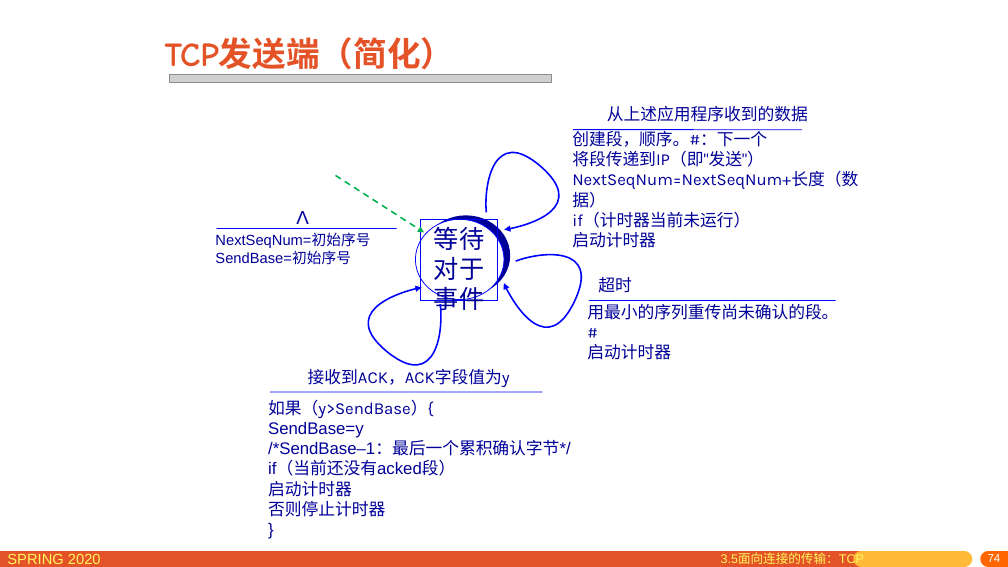
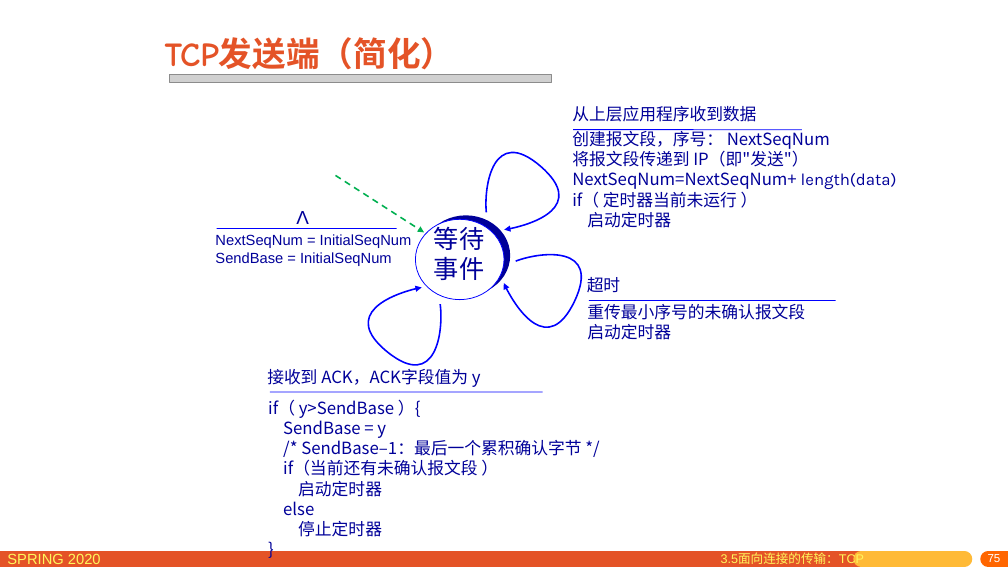
Before and after one commit to network-distributed/presentations, a slide deck: slide 75 of chapter3_cn.pptx (slide 74 before the commit). Drawn at 1008x567 pixels with LibreOffice and Linux fonts; fonts in the diff are those of the drawing; grey boxes stand for pictures. Boxes give left, top, right and bottom in pixels: in the first picture for what was removed or moved away, otherwise in the second. Text is boxed around its words. In the diff, an @@ line names an element or a change of style, - is before the commit and + after.

```diff
--- a/chapter3_cn.pptx
+++ b/chapter3_cn.pptx
@@ text at bbox=[572, 106, 756, 122]: text changed; font Karla to Noto Sans CJK SC @@
-从上述应用程序收到的数据
+从上层应用程序收到数据
@@ text at bbox=[572, 129, 897, 228]: text changed; font Karla to Noto Sans CJK SC @@
-创建段，顺序。#：下一个
-将段传递到IP（即"发送"）
-NextSeqNum=NextSeqNum+长度（数据）
-if（计时器当前未运行）
-启动计时器
+创建报文段，序号： NextSeqNum
+将报文段传递到 IP（即"发送"）
+NextSeqNum=NextSeqNum+ length(data)
+if（ 定时器当前未运行 ）
+启动定时器
@@ text at bbox=[215, 234, 412, 266]: text changed @@
-NextSeqNum=初始序号
-SendBase=初始序号
+NextSeqNum = InitialSeqNum
+SendBase = InitialSeqNum
@@ text "等待": place and size @@
-text "等待" at bbox=[420, 219, 498, 300]
+text "等待" at bbox=[434, 222, 484, 280]
@@ text "等待" at bbox=[434, 222, 484, 280]: outline #0000FF 0.75 pt to none @@
@@ text at bbox=[434, 256, 484, 280]: paragraph removed @@
-对于
@@ text "超时" at bbox=[587, 277, 621, 292]: font Karla to Noto Sans CJK SC; alignment centre to left @@
@@ text at bbox=[587, 304, 805, 340]: text changed; font Karla to Noto Sans CJK SC @@
-用最小的序列重传尚未确认的段。#
-启动计时器
+重传最小序号的未确认报文段
+启动定时器
@@ text at bbox=[267, 369, 481, 387]: text changed; font Karla to Noto Sans CJK SC @@
-接收到ACK，ACK字段值为y
+接收到 ACK，ACK字段值为 y
@@ text "if（ y>SendBase ）{" at bbox=[268, 399, 581, 537]: font Arial to Noto Sans CJK SC in "}" @@
@@ text at bbox=[268, 399, 581, 537]: text changed; font Arial to Noto Sans CJK SC @@
-如果（y>SendBase）{
-SendBase=y
-/*SendBase–1：最后一个累积确认字节*/
-if（当前还没有acked段）
-启动计时器
-否则停止计时器
+if（ y>SendBase ）{
+SendBase = y
+/* SendBase–1：最后一个累积确认字节 */
+if（当前还有未确认报文段 ）
+启动定时器
+else
+停止定时器
@@ page number at bbox=[988, 554, 1001, 562]: text changed @@
-74
+75
```
Also in this commit, not shown: 74 other slides changed, 1 slide added, 1 other file.
